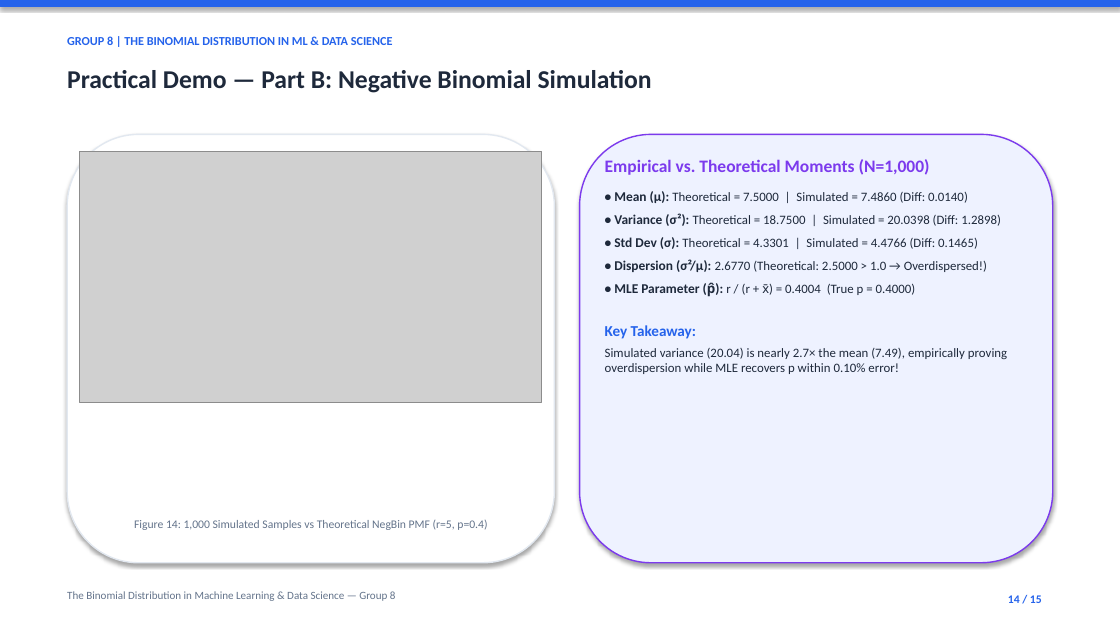
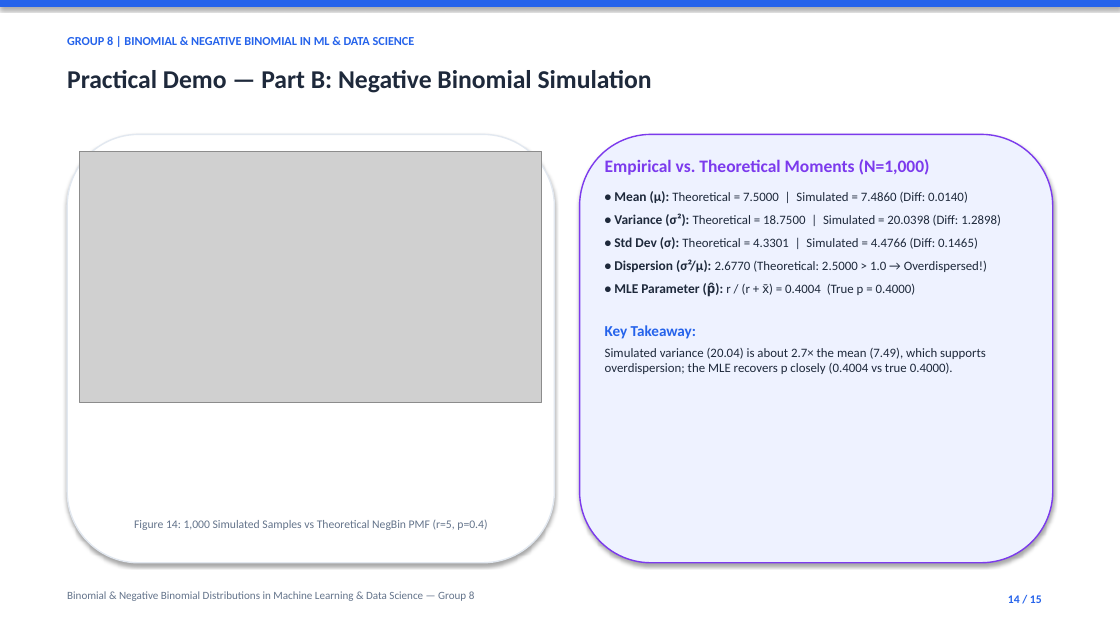
Before and after one commit to TariqYouhana/stat-probability-distributions-ml, a slide deck: slide 14 of slides.pptx. Drawn at 1120x630 pixels with LibreOffice and Linux fonts; fonts in the diff are those of the drawing; grey boxes stand for pictures. Boxes give left, top, right and bottom in pixels: in the first picture for what was removed or moved away, otherwise in the second. Text is boxed around its words. In the diff, an @@ line names an element or a change of style, - is before the commit and + after.

Commit message:
Fix CDF 58%, NB overdispersion wording, header/footer naming, and r positive integer

```diff
--- a/slides.pptx
+++ b/slides.pptx
@@ text at (x1=67, y1=36, x2=415, y2=45): text changed @@
-GROUP 8 | THE BINOMIAL DISTRIBUTION IN ML & DATA SCIENCE
+GROUP 8 | BINOMIAL & NEGATIVE BINOMIAL IN ML & DATA SCIENCE
@@ text at (x1=605, y1=348, x2=986, y2=374): text changed @@
-Simulated variance (20.04) is nearly 2.7× the mean (7.49), empirically proving overdispersion while MLE recovers p within 0.10% error!
+Simulated variance (20.04) is about 2.7× the mean (7.49), which supports overdispersion; the MLE recovers p closely (0.4004 vs true 0.4000).
@@ text at (x1=67, y1=591, x2=475, y2=601): text changed @@
-The Binomial Distribution in Machine Learning & Data Science — Group 8
+Binomial & Negative Binomial Distributions in Machine Learning & Data Science — Group 8
```
Also in this commit, not shown: 12 other slides changed, 3 other files.
